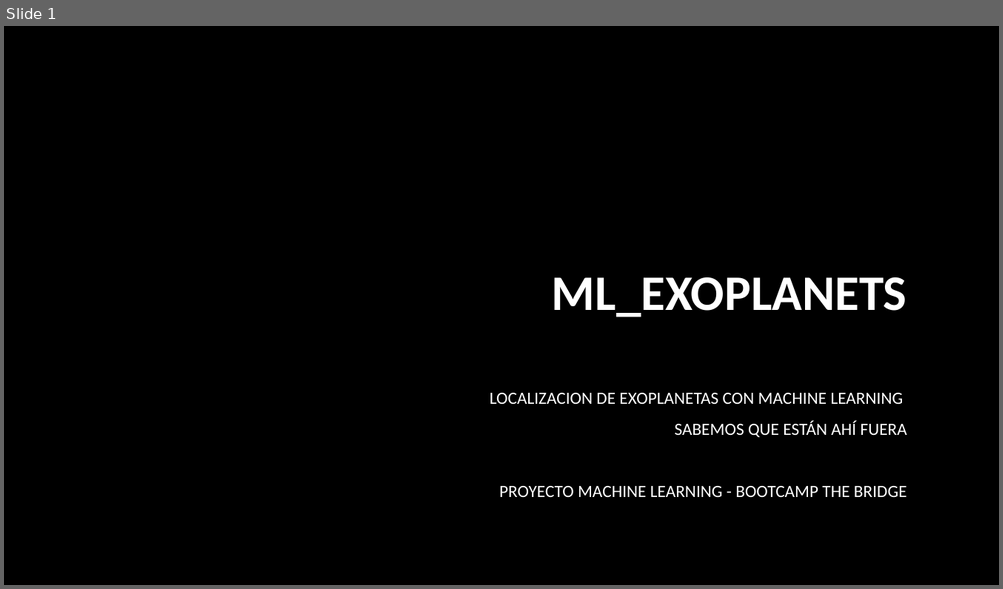
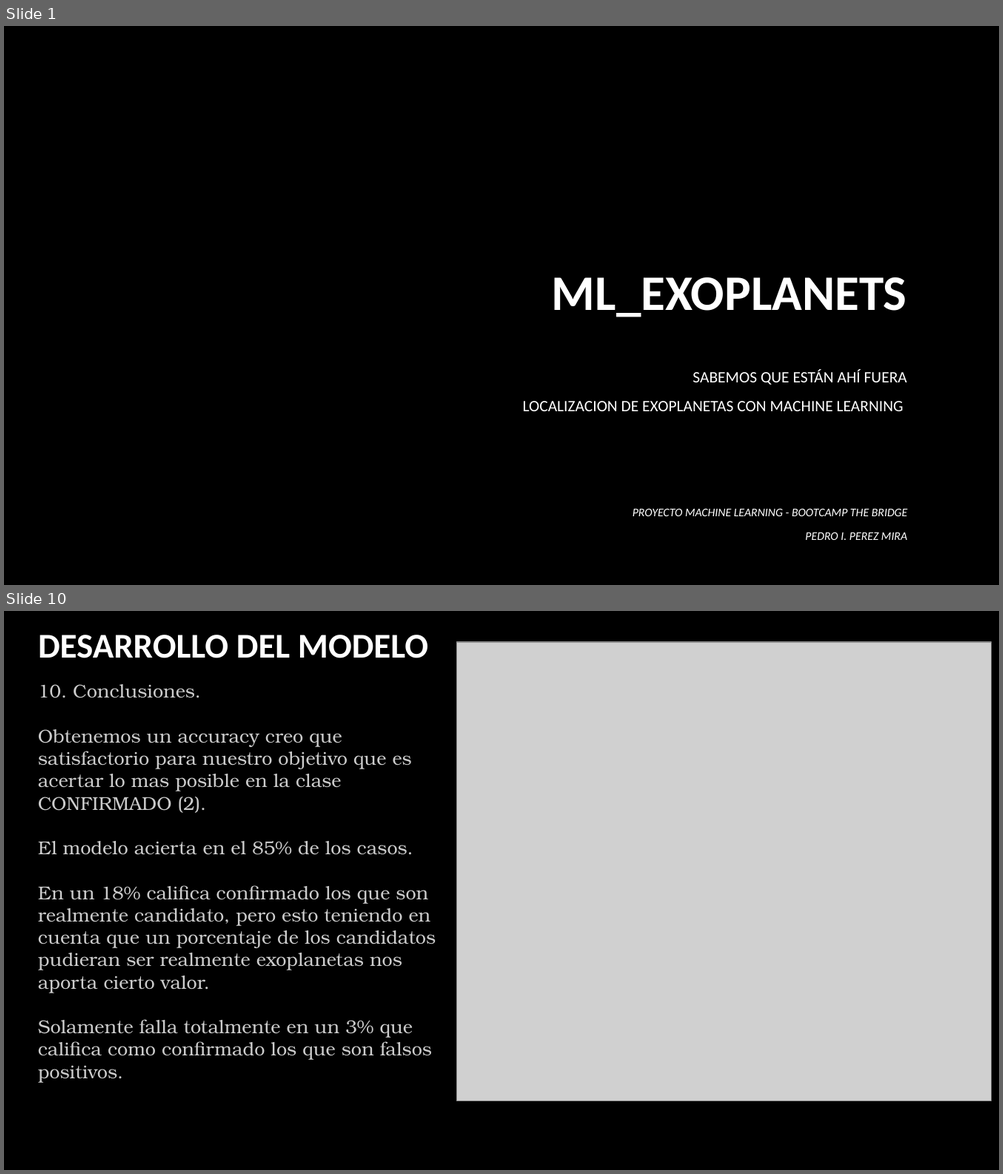
Before and after one commit to PIPM2001/ML_EXOPLANETS, a slide deck: ML_EXOPLANETS.pptx. Shown one above the other, each under a label of ours: slide 1 before the commit, slides 1 and 10 after it; the slides between them are not shown. The pictures are 1003x589 and 1003x1174 pixels, drawn with LibreOffice and Linux fonts; fonts in the diff are those of the drawing; grey boxes stand for pictures; background and template pictures are left out. Boxes give left, top, right and bottom in pixels: in the first picture for what was removed or moved away, otherwise in the second. Text is boxed around its words. In the diff, an @@ line names an element or a change of style, - is before the commit and + after.

```diff
--- a/ML_EXOPLANETS.pptx
+++ b/ML_EXOPLANETS.pptx
@@ slide 10 added at box(4, 611, 999, 1170), background picture (left out) @@
@@ text added at box(38, 635, 428, 658), 33.6 pt, text #FFFFFF, bold @@
+DESARROLLO DEL MODELO
@@ picture added at box(457, 642, 991, 1102) @@
@@ text added at box(38, 684, 435, 1083), 18 pt, text #CCCCCC @@
+10. Conclusiones.
+Obtenemos un accuracy creo que satisfactorio para nuestro objetivo que es acertar lo mas posible en la clase CONFIRMADO (2).
+El modelo acierta en el 85% de los casos.
+En un 18% califica confirmado los que son realmente candidato, pero esto teniendo en cuenta que un porcentaje de los candidatos pudieran ser realmente exoplanetas nos aporta cierto valor.
+Solamente falla totalmente en un 3% que califica como confirmado los que son falsos positivos.
@@ slide 1 changed as well @@
@@ subtitle "SABEMOS QUE ESTÁN AHÍ FUERA": place and size @@
-subtitle "SABEMOS QUE ESTÁN AHÍ FUERA" at box(489, 393, 907, 497)
+subtitle "SABEMOS QUE ESTÁN AHÍ FUERA" at box(523, 369, 907, 412)
@@ subtitle at box(692, 369, 907, 385): paragraph added @@
+SABEMOS QUE ESTÁN AHÍ FUERA
@@ subtitle at box(523, 401, 903, 412): size 16.6 to 15.3 pt in "LOCALIZACION DE EXOPLANETAS CON MACHINE LEARNING" @@
@@ subtitle at box(499, 421, 907, 497): paragraphs removed @@
-SABEMOS QUE ESTÁN AHÍ FUERA
-PROYECTO MACHINE LEARNING - BOOTCAMP THE BRIDGE
@@ text added at box(632, 508, 908, 540), 11.2 pt, text #FFFFFF, italic @@
+PROYECTO MACHINE LEARNING - BOOTCAMP THE BRIDGE
+PEDRO I. PEREZ MIRA
```
Also in this commit, not shown: 1 other slide changed, 9 other slides added, 1 slide removed, 1 other file.
